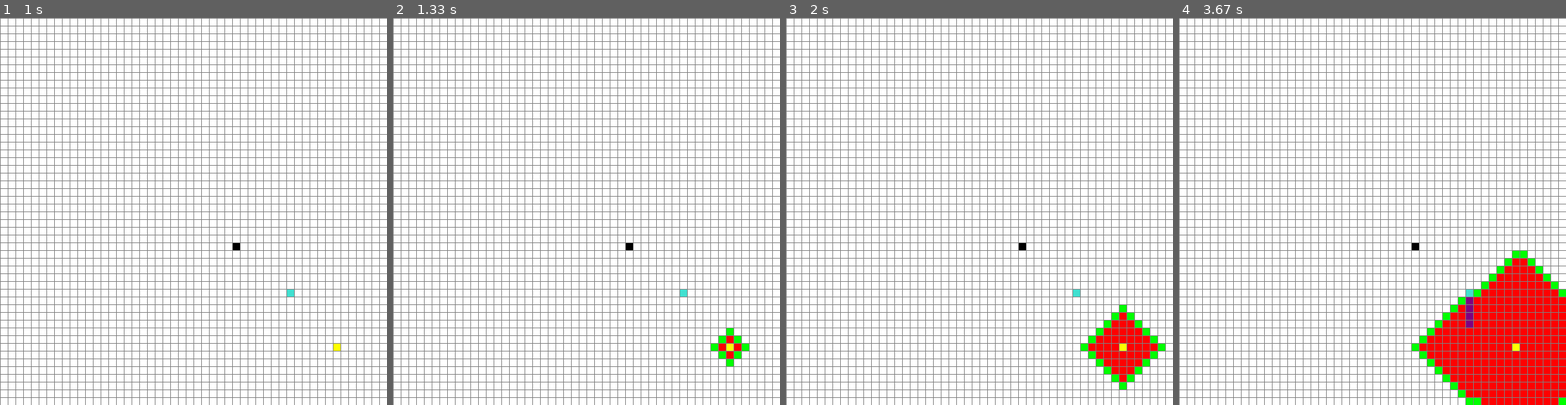
Above: before the commit, frames 1-4 (left to right).
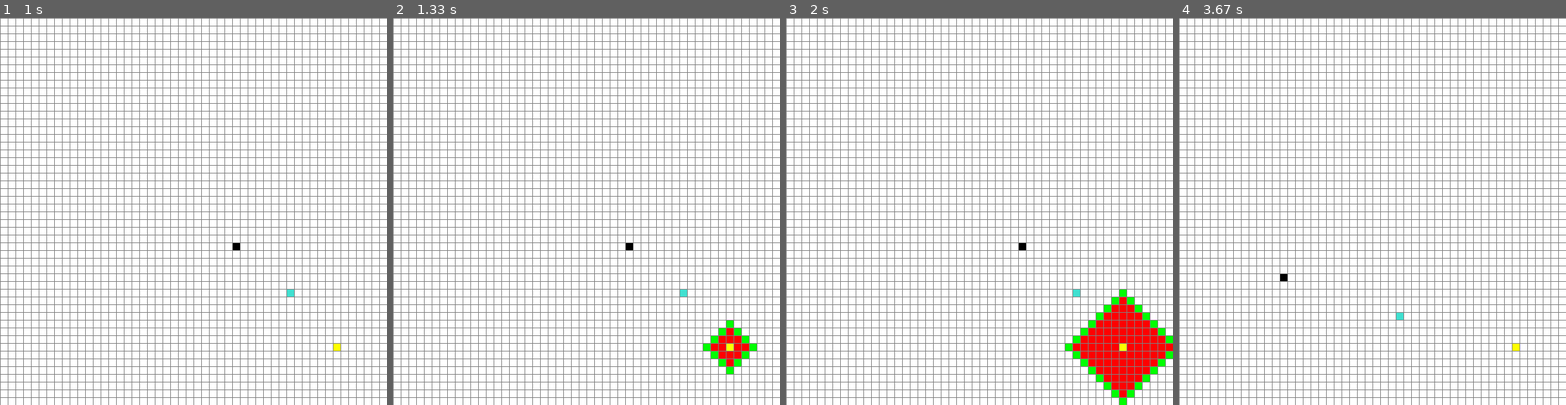
Above: after the commit, the same moments.

Repository: ksb451/Path_finder_Pygame
Game: pygame game, started from main.py
Two runs of this game, one before a commit and one after it. Both use one fixed random seed, a clock stepped at 60 frames per second and the inputs below.
Inputs (mouse positions are in pixels of both pictures, inside the frame that each line leads up to):
- Up to frame 1 (1 s): tap A at 0.33 s; press the mouse at (332, 346) at 0.7 s; move the mouse to (286, 296) at 0.8 s; release the mouse at (239, 246) at 0.93 s
- Up to frame 2 (1.33 s): tap B at 1 s
- Up to frame 3 (2 s): no input
- Up to frame 4 (3.67 s): hold R 2.83-3.3 s; press the mouse at (1511, 346) at 3.37 s; move the mouse to (1395, 312) at 3.47 s; release the mouse at (1279, 281) at 3.6 s

Frame 1 is identical in both runs. In frame 2, 0.7% of the frame differs, in the area x 80-94%, y 78-92%; in frame 3, 2.4%; in frame 4, 9.3%, in the area x 26-100%, y 58-100%.

Commit message:
comments

Diff:
--- a/base.py
+++ b/base.py
@@ -1,3 +1,5 @@
+# base class for cell in the grid
+
 import pygame
 RED = (255, 0, 0)
 GREEN = (0, 255, 0)
@@ -64,6 +66,7 @@
     def draw(self, win):
         pygame.draw.rect(
             win, self.color, (self.x, self.y, self.width, self.width))
+    # to keep track of neighbors of each cell by taavelling in 4 direction
 
     def update_neighbors(self, grid):
         self.neighbors = []
@@ -75,9 +78,12 @@
             self.neighbors.append(grid[self.row][self.col+1])
         if self.col > 0 and not grid[self.row][self.col-1].is_barrier():
             self.neighbors.append(grid[self.row][self.col-1])
+    # To compare two cells
 
     def __lt__(self, other):
         return False
+
+# function to draw the grid onto the screen
 
 
 def draw_grid(win, rows, width):
@@ -86,6 +92,8 @@
         pygame.draw.line(win, GREY, (0, i*gap), (width, i*gap))
         for j in range(rows):
             pygame.draw.line(win, GREY, (j*gap, 0), (j*gap, width))
+
+# function to make the grid
 
 
 def make_grid(rows, width):
@@ -98,6 +106,8 @@
             grid[i].append(cube)
     return grid
 
+# main draw function to draw everything on the screen
+
 
 def draw(win, grid, rows, width):
     win.fill(WHITE)
--- a/bfs.py
+++ b/bfs.py
@@ -5,11 +5,14 @@
 from collections import deque
 
 
+# construct the path by using the parent array
 def construct_path(parent, current, draw):
     while current in parent:
         current = parent[current]
         current.make_path()
         draw()
+
+# BFS algorithm
 
 
 def bfs_find_path(draw, grid, start, end):
@@ -25,7 +28,7 @@
         for event in pygame.event.get():
             if event.type == pygame.QUIT:
                 pygame.quit()
-        n = len(Q)
+        n = len(Q)  # to visualize the algorithm layer by layer
         while n:
             n = n-1
             current = Q.popleft()
@@ -37,15 +40,12 @@
                     Q.append(neighbor)
                     open_set_hash.add(neighbor)
                     parent[neighbor] = current
-                    if neighbor == end:
+                    if neighbor == end:  # if end Node is found
                         construct_path(parent, end, draw)
                         return True
                     neighbor.make_open()
             if(current != start):
                 current.make_closed()
-        draw()
-        begin = time.time()
-        while True:
-            if time.time()-begin > .2:
-                break
+        draw()  # after visiting celss in each lvl
+        time.sleep(.15)
     return False
--- a/bfs_test.py
+++ b/bfs_test.py
@@ -1,47 +1,50 @@
-import queue
-import pygame
-from base import *
-import time
-from collections import deque
+# just for test
 
 
-def construct_path(parent, current, draw):
-    while current in parent:
-        current = parent[current]
-        current.make_path()
-        draw()
+# import queue
+# import pygame
+# from base import *
+# import time
+# from collections import deque
 
 
-def bfs_find_path(draw, grid, start, end):
-    begin = time.time()
-    Q = deque()
-    Q.append(start)
-    #Q = queue.Queue(0)
-    # Q.put(start)
-    open_set_hash = set()
-    parent = {}
-    while Q:
-        print(len(Q))
-        for event in pygame.event.get():
-            if event.type == pygame.QUIT:
-                pygame.quit()
-        current = Q.popleft()
-        if current not in open_set_hash:
-            open_set_hash.add(current)
-        # print(len(current.neighbors))
-        for neighbor in current.neighbors:
-            if neighbor not in open_set_hash:
-                Q.append(neighbor)
-                open_set_hash.add(neighbor)
-                parent[neighbor] = current
-                if neighbor == end:
-                    construct_path(parent, end, draw)
-                    return True
-                neighbor.make_open()
-        if(current != start):
-            current.make_closed()
-        print(time.time()-begin)
-        draw()
-        print(time.time()-begin)
-        print(len(open_set_hash))
-    return False
+# def construct_path(parent, current, draw):
+#     while current in parent:
+#         current = parent[current]
+#         current.make_path()
+#         draw()
+
+
+# def bfs_find_path(draw, grid, start, end):
+#     begin = time.time()
+#     Q = deque()
+#     Q.append(start)
+#     #Q = queue.Queue(0)
+#     # Q.put(start)
+#     open_set_hash = set()
+#     parent = {}
+#     while Q:
+#         print(len(Q))
+#         for event in pygame.event.get():
+#             if event.type == pygame.QUIT:
+#                 pygame.quit()
+#         current = Q.popleft()
+#         if current not in open_set_hash:
+#             open_set_hash.add(current)
+#         # print(len(current.neighbors))
+#         for neighbor in current.neighbors:
+#             if neighbor not in open_set_hash:
+#                 Q.append(neighbor)
+#                 open_set_hash.add(neighbor)
+#                 parent[neighbor] = current
+#                 if neighbor == end:
+#                     construct_path(parent, end, draw)
+#                     return True
+#                 neighbor.make_open()
+#         if(current != start):
+#             current.make_closed()
+#         print(time.time()-begin)
+#         draw()
+#         print(time.time()-begin)
+#         print(len(open_set_hash))
+#     return False
--- a/main.py
+++ b/main.py
@@ -4,11 +4,12 @@
 from Astar import *
 from bfs import *
 
-WIDTH = 600
+WIDTH = 600  # Width of the Application Screen
 WIN = pygame.display.set_mode((WIDTH, WIDTH))
-pygame.display.set_caption("A* Path Finding Algorithm")
+pygame.display.set_caption("Path Finding Visuaizer")
 
 
+# return the cell clicked by using width of screen and cordinates and no of ros
 def get_clicked_pos(pos, rows, width):
     gap = width//rows
     y, x = pos
@@ -17,11 +18,11 @@
     col = x//gap
     return row, col
 
-# def algorithm_2
+# main application loop
 
 
 def main(win, width):
-    ROWS = 50
+    ROWS = 50  # size of grid
     grid = make_grid(ROWS, width)
 
     start = None
@@ -34,8 +35,9 @@
         for event in pygame.event.get():
             if event.type == pygame.QUIT:
                 run = False
-            if pygame.mouse.get_pressed()[0]:
-                pos = pygame.mouse.get_pos()
+            if pygame.mouse.get_pressed()[0]:  # left-click
+                pos = pygame.mouse.get_pos()  # returns a tuplewith x and y cordinate of screen
+                # get the row and column index
                 row, col = get_clicked_pos(pos, ROWS, WIDTH)
                 spot = grid[row][col]
                 if not start:
@@ -46,7 +48,7 @@
                     end.make_end()
                 elif spot != end and spot != start:
                     spot.make_barrier()
-            elif pygame.mouse.get_pressed()[2]:
+            elif pygame.mouse.get_pressed()[2]:  # right-click
                 pos = pygame.mouse.get_pos()
                 row, col = get_clicked_pos(pos, ROWS, width)
                 spot = grid[row][col]
@@ -56,7 +58,7 @@
                 if spot == end:
                     end = None
             if event.type == pygame.KEYDOWN:
-                if event.key == pygame.K_a and start and end and not started:
+                if event.key == pygame.K_a and start and end and not started:  # A*
                     started = True
                     for row in grid:
                         for spot in row:
@@ -64,14 +66,14 @@
 
                     algorithm(lambda: draw(win, grid, ROWS, width),
                               grid, start, end)
-                if event.key == pygame.K_b and start and end and not started:
+                if event.key == pygame.K_b and start and end and not started:  # BFS
                     started = True
                     for row in grid:
                         for spot in row:
                             spot.update_neighbors(grid)
                     bfs_find_path(lambda: draw(
                         win, grid, ROWS, width), grid, start, end)
-                if event.key == pygame.K_r:
+                if event.key == pygame.K_r:  # reset
                     started = False
                     start = None
                     end = None
